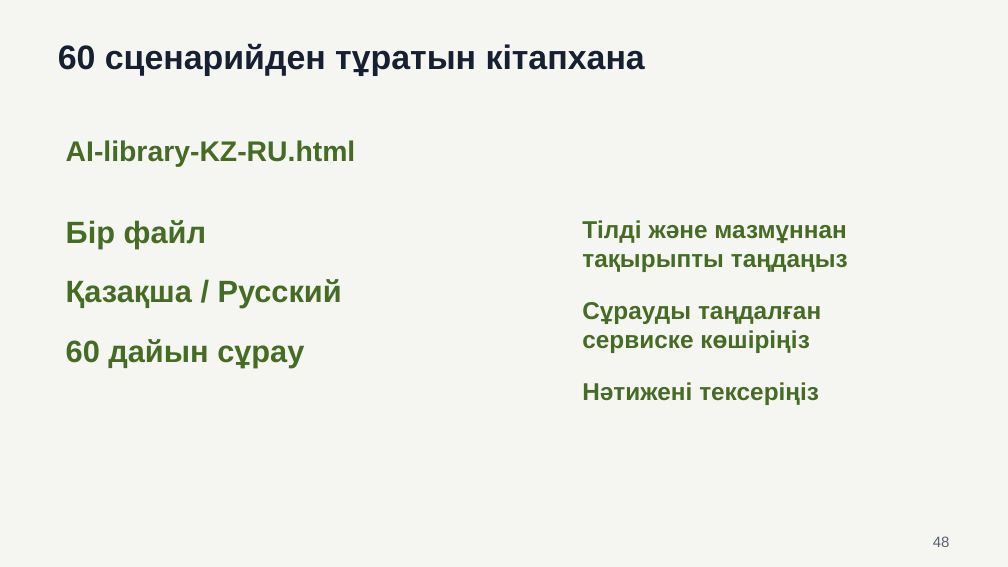
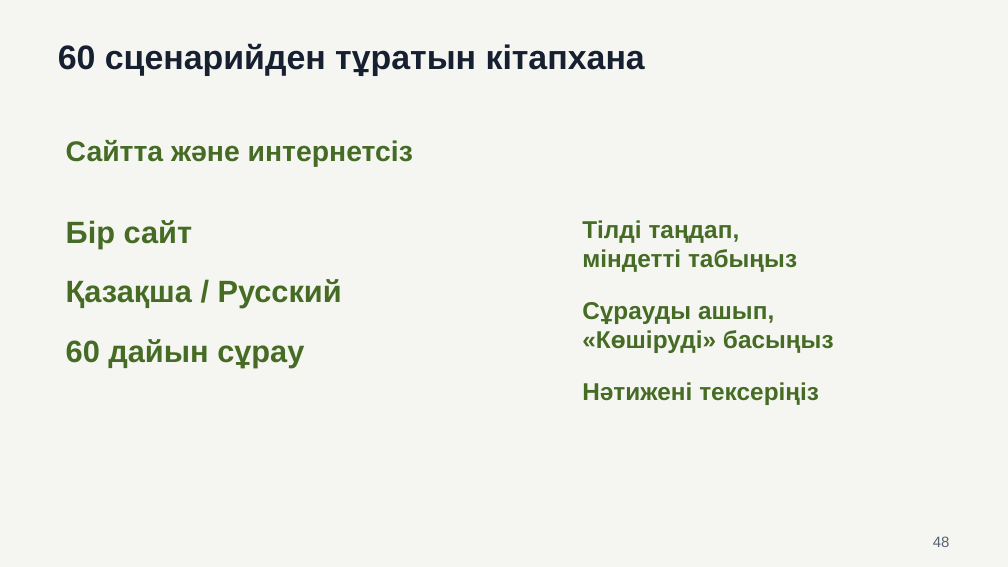
Before and after one commit to NursultanNurmukhamet/ai-masterclass-materials, a slide deck: slide 48 of presentation-kk.pptx. Drawn at 1008x567 pixels with LibreOffice and Linux fonts; fonts in the diff are those of the drawing. Boxes give left, top, right and bottom in pixels: in the first picture for what was removed or moved away, otherwise in the second. Text is boxed around its words. In the diff, an @@ line names an element or a change of style, - is before the commit and + after.

```diff
--- a/presentation-kk.pptx
+++ b/presentation-kk.pptx
@@ text at (x1=66, y1=140, x2=413, y2=167): text changed @@
-AI-library-KZ-RU.html
+Сайтта және интернетсіз
@@ text at (x1=66, y1=220, x2=192, y2=248): text changed @@
-Бір файл
+Бір сайт
@@ text at (x1=582, y1=220, x2=834, y2=353): text changed @@
-Тілді және мазмұннан
-тақырыпты таңдаңыз
-Сұрауды таңдалған
-сервиске көшіріңіз
+Тілді таңдап,
+міндетті табыңыз
+Сұрауды ашып,
+«Көшіруді» басыңыз
```
Also in this commit, not shown: 11 other slides changed, 10 other files.
